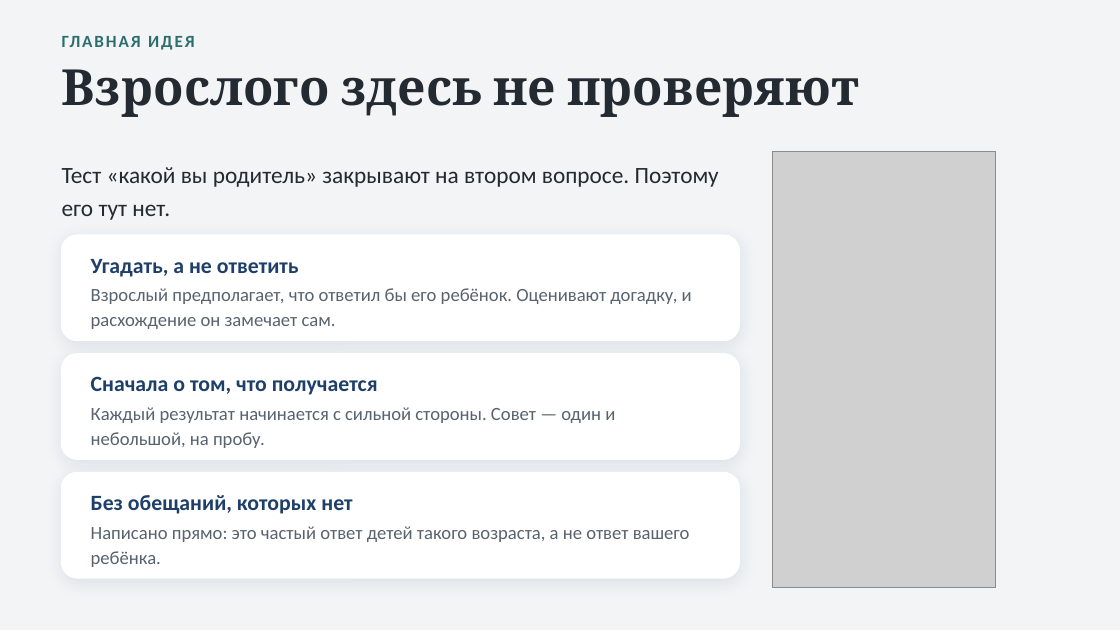
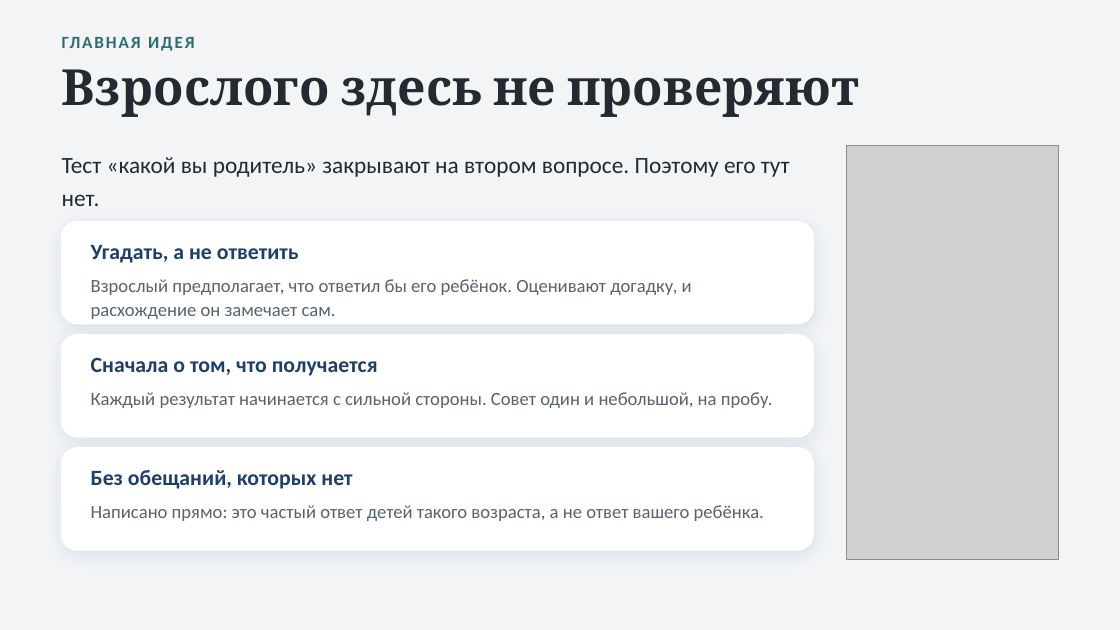
Before and after one commit to Levalnik0/proekt-eho, a slide deck: slide 5 of Проект_Эхо_презентация.pptx. Drawn at 1120x630 pixels with LibreOffice and Linux fonts; fonts in the diff are those of the drawing; grey boxes stand for pictures. Boxes give left, top, right and bottom in pixels: in the first picture for what was removed or moved away, otherwise in the second. Text is boxed around its words. In the diff, an @@ line names an element or a change of style, - is before the commit and + after.

```diff
--- a/Проект_Эхо_презентация.pptx
+++ b/Проект_Эхо_презентация.pptx
@@ text "Тест «какой вы родитель» закрывают ...": place and size @@
-text "Тест «какой вы родитель» закрывают ..." at box(62, 167, 719, 220)
+text "Тест «какой вы родитель» закрывают ..." at box(62, 157, 790, 206)
@@ picture: place and size @@
-picture at box(773, 151, 996, 588)
+picture at box(847, 146, 1058, 560)
@@ rounded rectangle: place and size @@
-rounded rectangle at box(62, 235, 739, 340)
+rounded rectangle at box(62, 222, 813, 324)
@@ text "Угадать, а не ответить": place and size @@
-text "Угадать, а не ответить" at box(91, 259, 299, 277)
+text "Угадать, а не ответить" at box(91, 245, 299, 263)
@@ text "Взрослый предполагает, что ответил бы ...": place and size @@
-text "Взрослый предполагает, что ответил бы ..." at box(91, 288, 692, 329)
+text "Взрослый предполагает, что ответил бы ..." at box(91, 279, 692, 319)
@@ rounded rectangle: place and size @@
-rounded rectangle at box(62, 354, 739, 459)
+rounded rectangle at box(62, 335, 813, 437)
@@ text "Сначала о том, что получается": place and size @@
-text "Сначала о том, что получается" at box(91, 376, 378, 395)
+text "Сначала о том, что получается" at box(91, 357, 378, 376)
@@ text at box(91, 392, 773, 408): text changed @@
-Каждый результат начинается с сильной стороны. Совет — один и небольшой, на пробу.
+Каждый результат начинается с сильной стороны. Совет один и небольшой, на пробу.
@@ proportions changed in 3 elements at box(62, 222, 813, 324), box(62, 335, 813, 437), box(62, 448, 813, 550) @@
@@ rounded rectangle: place and size @@
-rounded rectangle at box(62, 473, 739, 578)
+rounded rectangle at box(62, 448, 813, 550)
@@ vertical alignment middle to top in 7 elements at box(62, 157, 790, 206), box(91, 279, 692, 319), box(91, 245, 299, 263), box(91, 392, 773, 408), box(91, 357, 378, 376), box(91, 505, 764, 521), box(91, 470, 352, 489) @@
@@ text "Без обещаний, которых нет": place and size @@
-text "Без обещаний, которых нет" at box(91, 495, 352, 514)
+text "Без обещаний, которых нет" at box(91, 470, 352, 489)
@@ text "Написано прямо: это частый ответ ...": place and size @@
-text "Написано прямо: это частый ответ ..." at box(91, 526, 690, 567)
+text "Написано прямо: это частый ответ ..." at box(91, 505, 764, 521)
```
Also in this commit, not shown: 10 other slides changed, 1 slide added, 9 other files.
